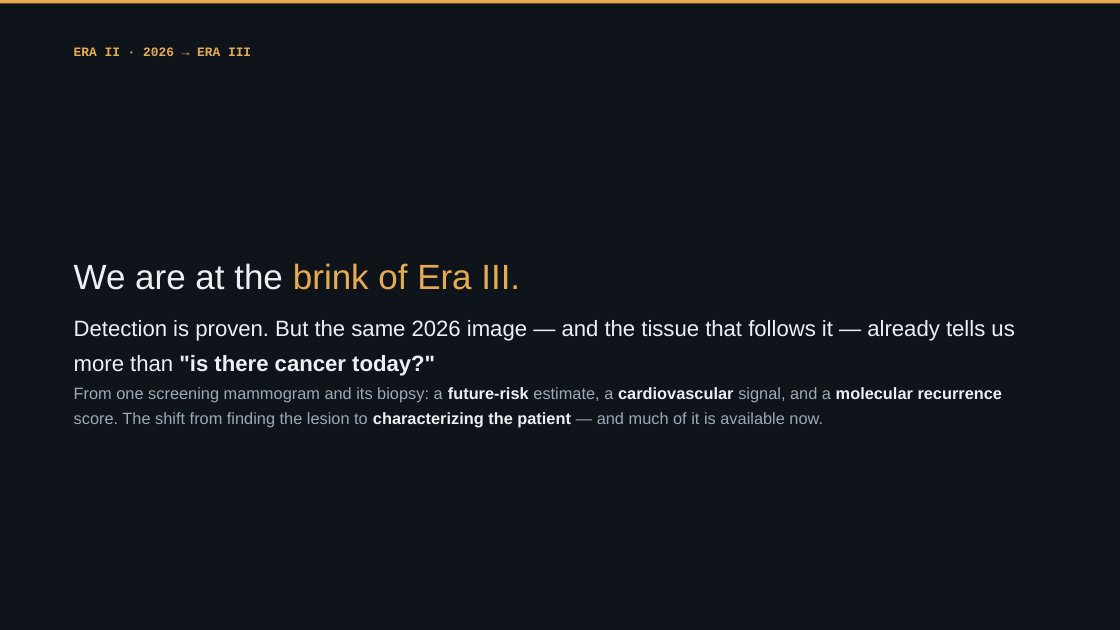
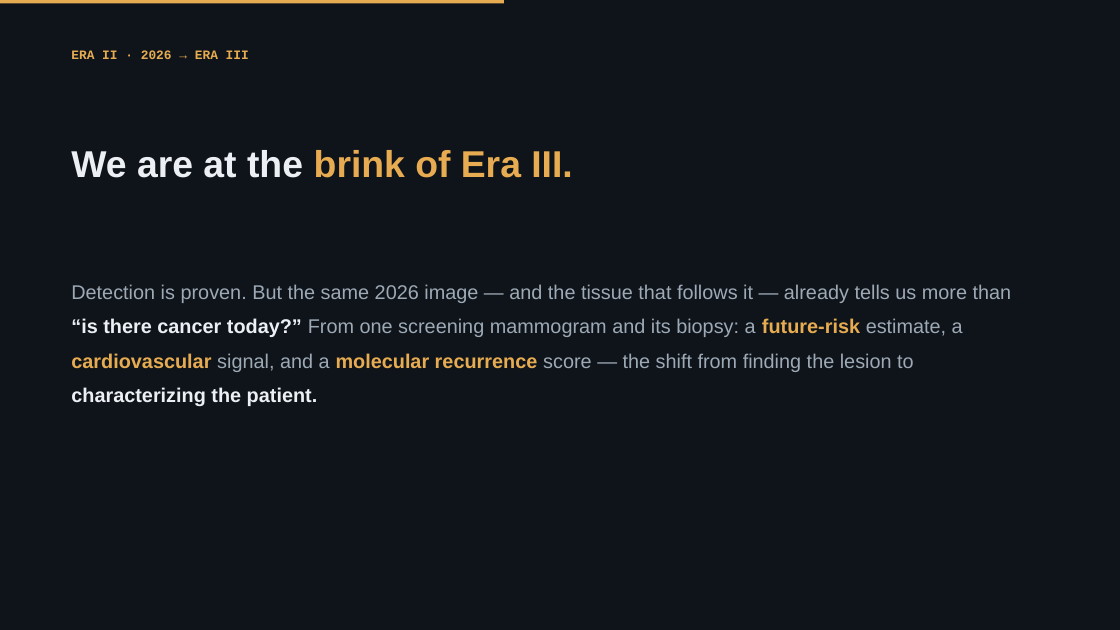
Before and after one commit to Emory-HITI/Mammo, a slide deck: slide 9 of keynote-iwbi-2026/pptx/sections/IWBI2026_Trivedi_02b_EraII_2026.pptx. Drawn at 1120x630 pixels with LibreOffice and Linux fonts; fonts in the diff are those of the drawing; background and template pictures are left out. Boxes give left, top, right and bottom in pixels: in the first picture for what was removed or moved away, otherwise in the second. Text is boxed around its words. In the diff, an @@ line names an element or a change of style, - is before the commit and + after.

```diff
--- a/keynote-iwbi-2026/pptx/sections/IWBI2026_Trivedi_02b_EraII_2026.pptx
+++ b/keynote-iwbi-2026/pptx/sections/IWBI2026_Trivedi_02b_EraII_2026.pptx
@@ rectangle: place and size @@
-rectangle at <box>0,0,1120,3</box>
+rectangle at <box>0,0,504,3</box>
@@ text "ERA II · 2026 → ..." at <box>71,50,249,59</box>: line spacing 1.28 to 1; less space between paragraphs @@
@@ text "We are at the brink ...": place and size @@
-text "We are at the brink ..." at <box>74,263,520,290</box>
+text "We are at the brink ..." at <box>71,150,572,178</box>
@@ text "We are at the brink ..." at <box>71,150,572,178</box>: size 30 to 32 pt, bold on; line spacing 1.06 to 1.12; less space between paragraphs @@
@@ text at <box>71,284,1012,406</box>: text changed; size 14 to 17 pt @@
-From one screening mammogram and its biopsy: a future-risk estimate, a cardiovascular signal, and a molecular recurrence score. The shift from finding the lesion to characterizing the patient — and much of it is available now.
+Detection is proven. But the same 2026 image — and the tissue that follows it — already tells us more than “is there cancer today?” From one screening mammogram and its biopsy: a future-risk estimate, a cardiovascular signal, and a molecular recurrence score — the shift from finding the lesion to characterizing the patient.
@@ text removed at <box>74,320,1014,376</box> @@
-Detection is proven. But the same 2026 image — and the tissue that follows it — already tells us more than "is there cancer today?"
```
Also in this commit, not shown: 20 other slides changed, 1 other file.
